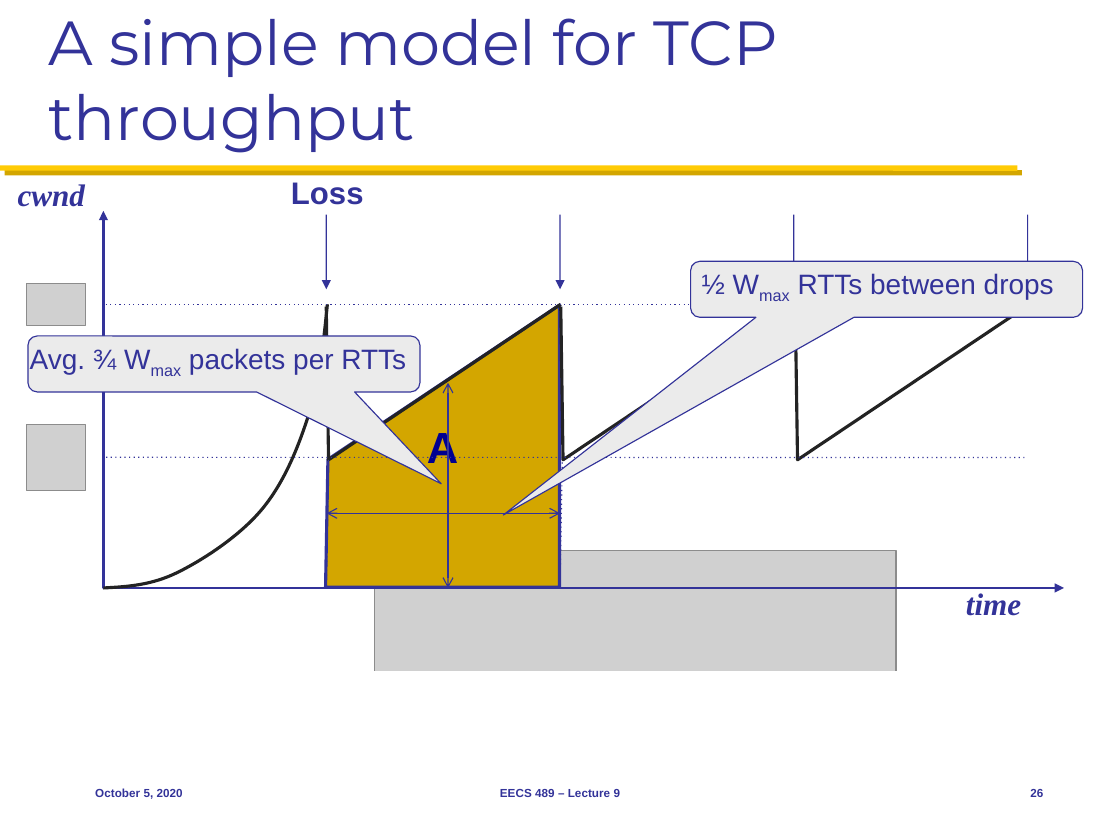
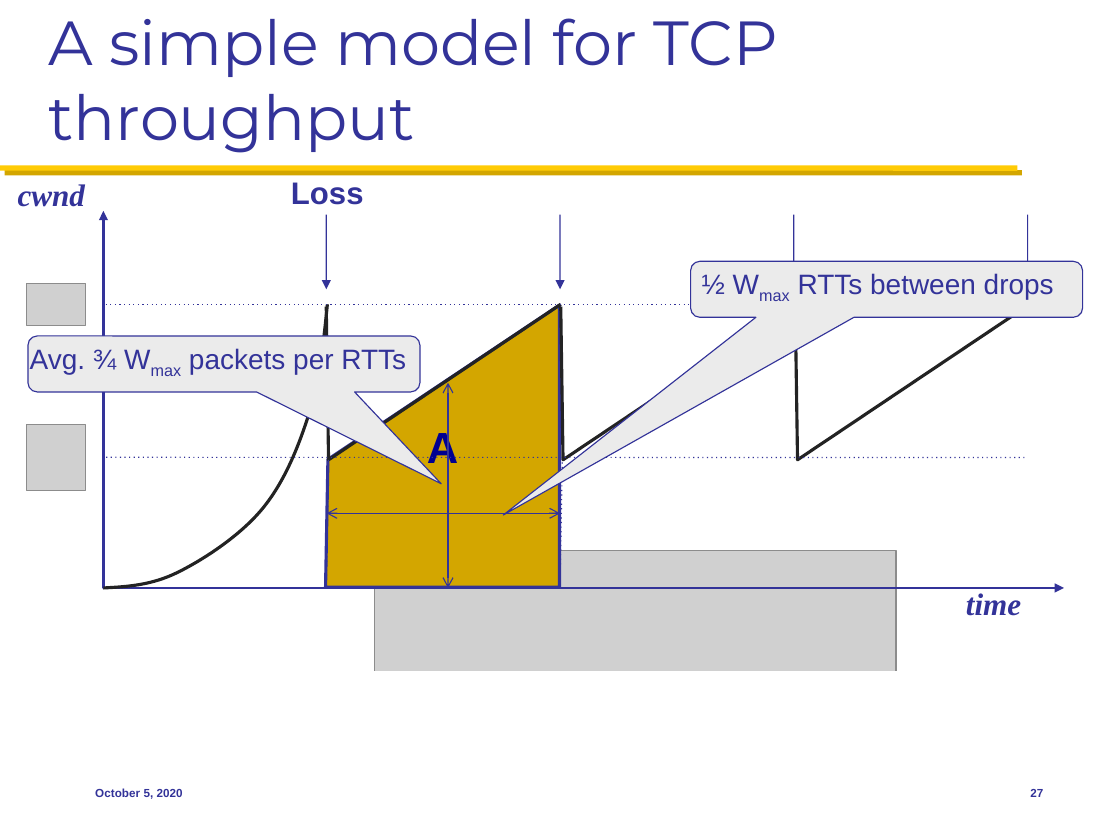
Before and after one commit to mosharaf/eecs489, a slide deck: slide 27 of Slides/100520.pptx (slide 26 before the commit). Drawn at 1120x840 pixels with LibreOffice and Linux fonts; fonts in the diff are those of the drawing; grey boxes stand for pictures. Boxes give left, top, right and bottom in pixels: in the first picture for what was removed or moved away, otherwise in the second. Text is boxed around its words. In the diff, an @@ line names an element or a change of style, - is before the commit and + after.

Commit message:
Updates to Oct 5 slides.

```diff
--- a/Slides/100520.pptx
+++ b/Slides/100520.pptx
@@ text removed at <box>500,789,620,797</box> @@
-EECS 489 – Lecture 9
@@ page number at <box>1030,789,1043,797</box>: text changed @@
-26
+27
```
Also in this commit, not shown: 1 slide added.
